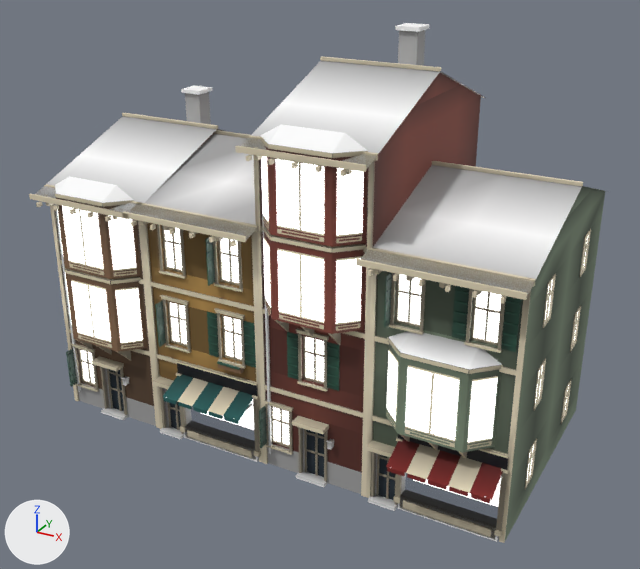
Before and after pictures for a commit that changed the glTF model assets_src/world/kit_istanbul/out/bld_ahsap_row_b.glb.
The view is the same before and after, from a 50 mm lens placed at (15.7, -24.1, 20.0), pointed at (0.4, 3.8, 6.1). Lighting does not change. The marker at lower left points along +X, +Y and +Z. The picture after the commit comes second. Objects named as collision shapes, trigger or cutter boxes, shadow casters or lower levels of detail are left out. Where no turn or scale is listed for an object, it has been applied to the vertices. Vertices at exactly the same position are counted once.

Script lines for the objects in view, before the commit:
```python
me_lod0_mesh = bpy.data.meshes.new('LOD0_mesh')
me_lod0_mesh.from_pydata(...)  # 4961 vertices, 7483 faces; spans x -9.7..9.7, y -1.2..10.2, z 0.0..15.9
me_lod0_mesh.materials.append(mat_m_awning_red)
me_lod0_mesh.materials.append(mat_m_awning_teal)
me_lod0_mesh.materials.append(mat_m_brick_dark)
me_lod0_mesh.materials.append(mat_m_brick_red)
me_lod0_mesh.materials.append(mat_m_concrete_smooth)
me_lod0_mesh.materials.append(mat_m_concrete_stained)
me_lod0_mesh.materials.append(mat_m_metal_painted)
me_lod0_mesh.materials.append(mat_m_paint_door_blue)
me_lod0_mesh.materials.append(mat_m_paint_shutter_green)
me_lod0_mesh.materials.append(mat_m_plaster_cream)
me_lod0_mesh.materials.append(mat_m_plaster_ochre)
me_lod0_mesh.materials.append(mat_m_plaster_sage)
me_lod0_mesh.materials.append(mat_m_roof_tile)
me_lod0_mesh.materials.append(mat_m_shopglass)
me_lod0_mesh.materials.append(mat_m_shopinterior)
me_lod0_mesh.materials.append(mat_m_signband)
me_lod0_mesh.materials.append(mat_m_windowatlas)
me_lod0_mesh.materials.append(mat_m_wood_oxblood)
me_lod0_mesh.materials.append(mat_m_wood_yali_dark)
ob_lod0 = bpy.data.objects.new('LOD0', me_lod0_mesh)
ob_lod0.location = (0.0, 0.0, 0.0)
```
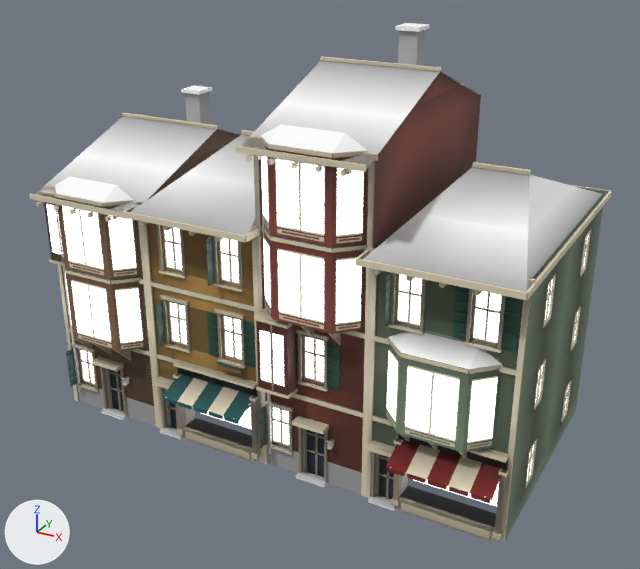
Boxes [x1, y1, x2, y2] around the edits, measured in the pictures (640 x 569 px; the box of a moved part takes in the faces that stretch with it):
'LOD0', reshaped: before [29, 23, 608, 543]; after [29, 23, 612, 543]
part 1 of me_lod0_mesh, added: after [40, 189, 71, 198]
part 2 of me_lod0_mesh, added (mostly hidden): after [49, 259, 65, 266]
part 3 of me_lod0_mesh, added: after [55, 204, 64, 263]
part 4 of me_lod0_mesh, added: after [241, 130, 255, 136]
part 5 of me_lod0_mesh, added: after [256, 386, 298, 399]
part 6 of me_lod0_mesh, added: after [270, 324, 274, 392]
part 7 of me_lod0_mesh, added: after [472, 162, 531, 175]
part 8 of me_lod0_mesh, added: after [256, 321, 296, 395]
part 9 of me_lod0_mesh, added (mostly hidden): after [44, 202, 64, 262]
part 10 of me_lod0_mesh, added (mostly hidden): after [245, 228, 260, 242]
part 11 of me_lod0_mesh, added (mostly hidden): after [356, 250, 369, 259]
part 12 of me_lod0_mesh, added: after [526, 191, 612, 300]
part 13 of me_lod0_mesh, deleted: before [131, 130, 583, 304]
part 14 of me_lod0_mesh, built on: before [129, 134, 608, 297]; after [46, 134, 610, 292]
part 15 of me_lod0_mesh, moved or reshaped: before [176, 361, 261, 461]; after [173, 237, 293, 462]
part 16 of me_lod0_mesh, moved or reshaped: before [393, 434, 509, 540]; after [391, 436, 509, 542]
part 17 of me_lod0_mesh, recoloured: [37, 126, 605, 543] in both
part 18 of me_lod0_mesh, recoloured: before [129, 173, 556, 295]

Diff of the bpy script that builds the scene:
```diff
--- a/assets_src/world/kit_istanbul/out/bld_ahsap_row_b.glb.py
+++ b/assets_src/world/kit_istanbul/out/bld_ahsap_row_b.glb.py
@@ me_lod0_mesh @@
 # used by ob_lod0; location = (0.0, 0.0, 0.0)
-me_lod0_mesh.from_pydata(...)  # 4961 vertices, 7483 faces; spans x -9.7..9.7, y -1.2..10.2, z 0.0..15.9
+me_lod0_mesh.from_pydata(...)  # 5007 vertices, 7479 faces; spans x -9.7..9.8, y -1.2..10.2, z 0.0..15.9
+# me_lod0_mesh part 1: a new loose piece, a box spanning x -9.41..-7.99, y -0.66..0.0, z 9.5..9.62, in mat_m_plaster_cream
+# me_lod0_mesh part 2: a new loose piece, a box spanning x -9.41..-7.99, y -0.66..0.0, z 6.7..6.8, in mat_m_plaster_cream
+# me_lod0_mesh part 3: a new loose piece, a box spanning x -8.73..-8.67, y -0.64..-0.6, z 6.8..9.5, in mat_m_plaster_cream
+# me_lod0_mesh part 4: a new loose piece, a box spanning x -3.5..-1.5, y 4.47..4.63, z 11.44..11.58, in mat_m_plaster_cream
+# me_lod0_mesh part 5: a new loose piece, a box spanning x 0.19..1.56, y -0.66..0.0, z 3.6..3.7, in mat_m_plaster_cream
+# me_lod0_mesh part 6: a new loose piece, a box spanning x 0.845..0.905, y -0.64..-0.6, z 3.7..6.4, in mat_m_plaster_cream
+# me_lod0_mesh part 7: a new loose piece, a box spanning x 6.0..8.0, y 4.47..4.63, z 11.44..11.58, in mat_m_plaster_cream
+# me_lod0_mesh part 8: a new loose piece, a box spanning x 0.25..1.5, y -0.6..0.0, z 3.7..6.4, in mat_m_wood_oxblood
+# me_lod0_mesh part 9: a new loose piece, a box spanning x -9.35..-8.05, y -0.6..0.0, z 6.8..9.5, in mat_m_wood_yali_dark
+# me_lod0_mesh part 10: a new loose piece of 32 vertices spanning x 0.1..0.2, y -0.9..10.0, z 9.4..9.6, in mat_m_plaster_cream
+# me_lod0_mesh part 11: a new loose piece of 32 vertices spanning x 4.2..4.3, y -0.9..10.0, z 9.4..9.6, in mat_m_plaster_cream
+# me_lod0_mesh part 12: a new loose piece of 32 vertices spanning x 9.7..9.8, y -0.9..10.0, z 9.4..9.6, in mat_m_plaster_cream
+# me_lod0_mesh part 13: 26 loose pieces with 216 vertices, spanning x -5.1..9.7, y -1.1..10.2, z 9.2..11.4, are deleted
+# me_lod0_mesh part 14: 10 vertices moved from x -5.1..9.7, y 2.0..7.4, z 10.3..11.2 to x -5.1..9.7, y 1.8..10.0, z 9.4; 28 vertices removed from x -5.1..9.7, y 0.0..7.4, z 9.7..11.2; 74 vertices added at x -9.2..9.7, y -0.6..10.0, z 7.2..11.4
+# me_lod0_mesh part 15: 35 vertices moved from x -3.8..-0.1, y -0.2..0.3, z 0.0..3.0 to x -3.9..-0.1, y -0.4..0.6, z 0.0..3.0; 14 vertices removed from x -3.8..-0.2, y -0.2..0.0, z 0.1..3.5; 30 vertices added at x -3.9..1.6, y -0.7..0.0, z 0.1..6.5
+# me_lod0_mesh part 16: 31 vertices moved from x 5.6..9.5, y -0.2..0.3, z 0.0..3.0 to x 5.5..9.5, y -0.4..0.6, z 0.0..3.0; 20 vertices removed from x 5.6..9.5, y -0.2..0.0, z 0.1..3.5; 20 vertices added at x 5.5..9.5, y -0.4..0.0, z 0.1..3.5
+# me_lod0_mesh part 17: 1448 kept faces spanning x -9.7..9.7, y -1.2..10.2, z 0.0..14.5 get new vertex colours; the middle colour goes from light grey #bfbfbf to grey #bcbcbc
+# me_lod0_mesh part 18: 8 faces spanning x -5.1..9.7, y -0.9..1.8, z 9.4 switch from mat_m_roof_tile to mat_m_plaster_cream
+# other edits to the shape of me_lod0_mesh do not show in these pictures
 me_lod0_mesh.materials.append(mat_m_awning_red)
```
